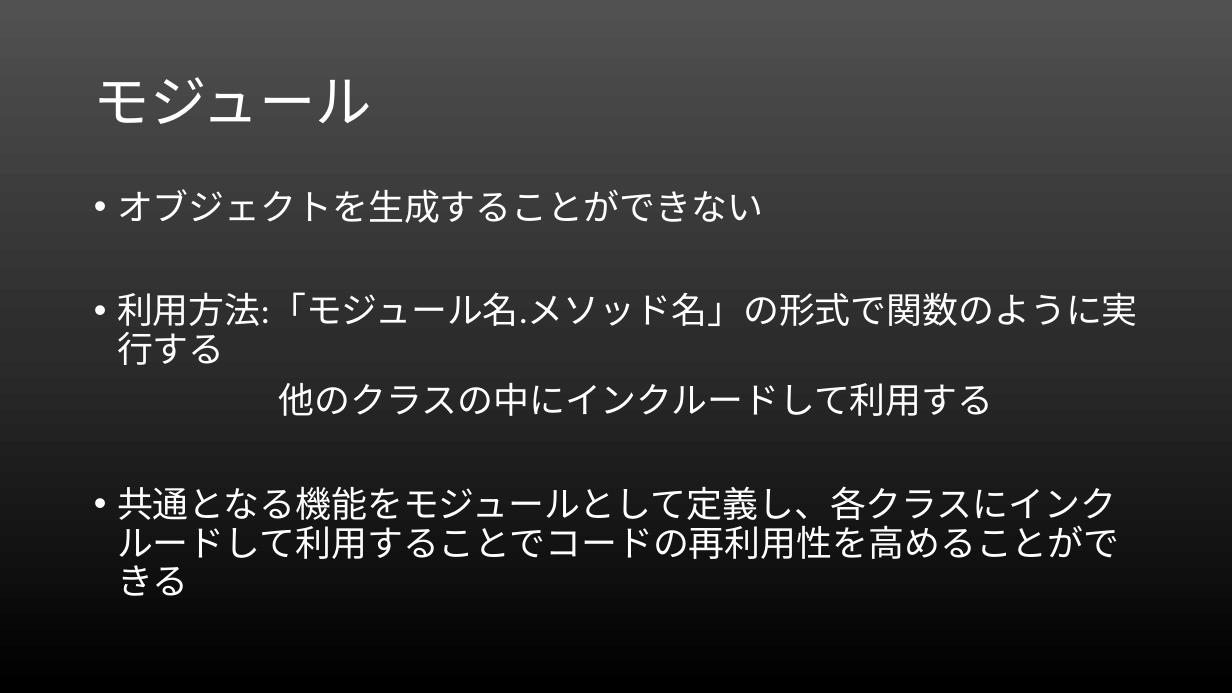
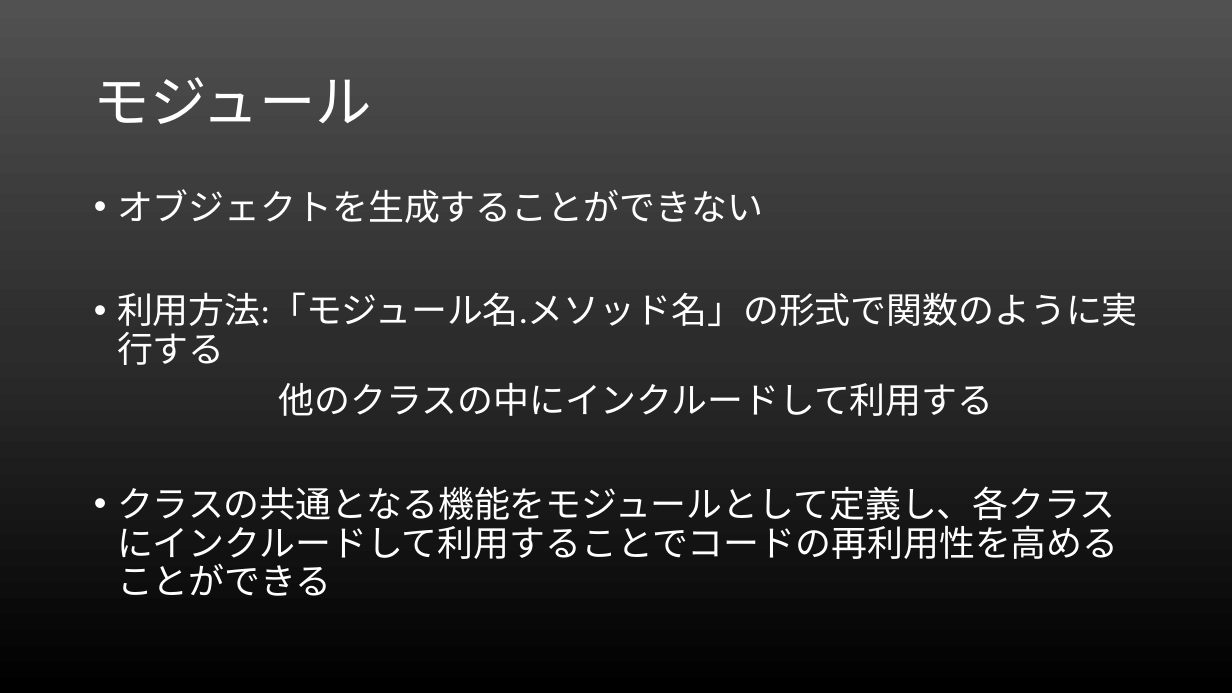
Before and after one commit to rubylecture/Rubylecture, a slide deck: slide 34 of Rubyレクチャー.pptx (slide 18 before the commit). Drawn at 1232x693 pixels with LibreOffice and Linux fonts; fonts in the diff are those of the drawing. Boxes give left, top, right and bottom in pixels: in the first picture for what was removed or moved away, otherwise in the second. Text is boxed around its words. In the diff, an @@ line names an element or a change of style, - is before the commit and + after.

```diff
--- a/Rubyレクチャー.pptx
+++ b/Rubyレクチャー.pptx
@@ text at (117, 486, 1119, 596): text changed @@
-• 共通となる機能をモジュールとして定義し、各クラスにインクルードして利用することでコードの再利用性を高めることができる
+• クラスの共通となる機能をモジュールとして定義し、各クラスにインクルードして利用することでコードの再利用性を高めることができる
```
Also in this commit, not shown: 5 other slides changed, 18 slides added, 5 other files.
